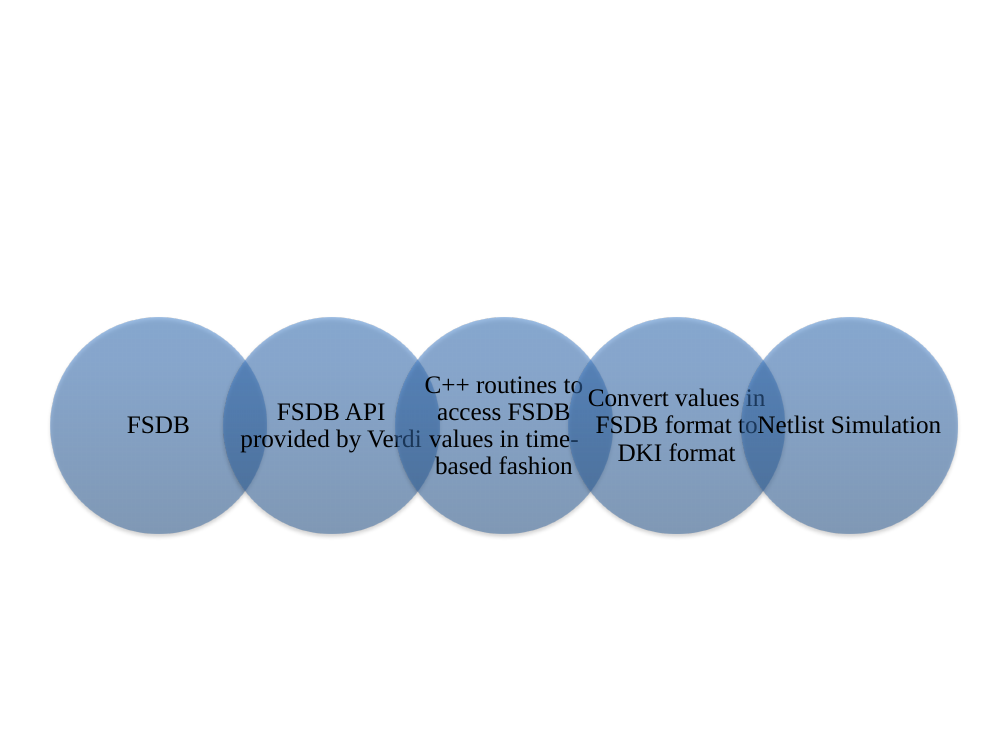
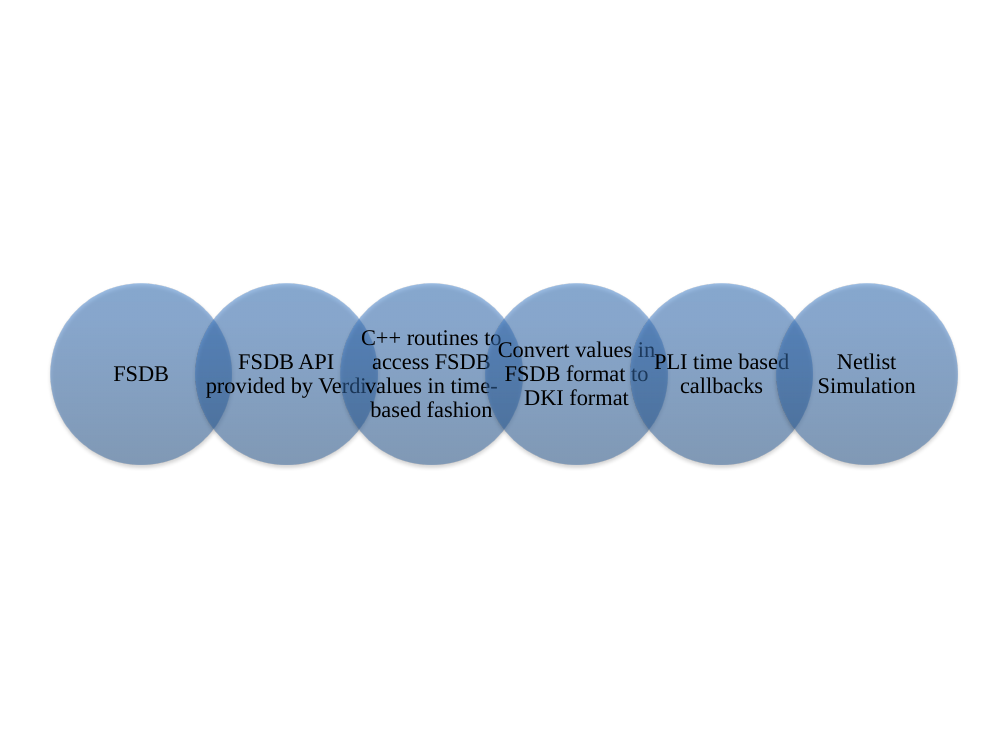
Before and after one commit to miramohan/thesis_first, a slide deck: slide 14 of pptFigures.pptx. Drawn at 1008x756 pixels with LibreOffice and Linux fonts; fonts in the diff are those of the drawing. Boxes give left, top, right and bottom in pixels: in the first picture for what was removed or moved away, otherwise in the second. Text is boxed around its words. In the diff, an @@ line names an element or a change of style, - is before the commit and + after.

```diff
--- a/pptFigures.pptx
+++ b/pptFigures.pptx
@@ text "FSDB": place and size @@
-text "FSDB" at <box>127,416,190,434</box>
+text "FSDB" at <box>113,366,169,381</box>
@@ ellipse: place and size @@
-ellipse at <box>50,318,266,533</box>
+ellipse at <box>50,283,232,465</box>
@@ text "FSDB API provided by Verdi": place and size @@
-text "FSDB API provided by Verdi" at <box>240,403,422,453</box>
+text "FSDB API provided by Verdi" at <box>206,354,366,398</box>
@@ ellipse: place and size @@
-ellipse at <box>223,318,438,533</box>
+ellipse at <box>196,283,377,465</box>
@@ text "C++ routines to access FSDB ...": place and size @@
-text "C++ routines to access FSDB ..." at <box>425,373,584,475</box>
+text "C++ routines to access FSDB ..." at <box>361,327,501,417</box>
@@ ellipse added at <box>341,283,522,465</box>, fill gradient #2F5F99 to #3D7CC7 to #3A7CCB @@
@@ size 18 to 16 pt in 5 elements at <box>113,366,169,381</box>, <box>818,353,916,393</box>, <box>206,354,366,398</box>, <box>361,327,501,417</box>, <box>498,339,655,405</box> @@
@@ text "Convert values in FSDB format ...": place and size @@
-text "Convert values in FSDB format ..." at <box>588,386,766,462</box>
+text "Convert values in FSDB format ..." at <box>498,339,655,405</box>
@@ ellipse: place and size @@
-ellipse at <box>396,318,612,533</box>
+ellipse at <box>486,283,667,465</box>
@@ ellipse: place and size @@
-ellipse at <box>569,318,784,533</box>
+ellipse at <box>631,283,812,465</box>
@@ text "Netlist Simulation": place and size @@
-text "Netlist Simulation" at <box>757,414,941,440</box>
+text "Netlist Simulation" at <box>818,353,916,393</box>
@@ ellipse: place and size @@
-ellipse at <box>742,318,958,533</box>
+ellipse at <box>776,283,958,465</box>
@@ text added at <box>654,351,789,393</box>, 16 pt, text #000000 @@
+PLI time based callbacks
```
Also in this commit, not shown: 1 slide added, 4 other files.
